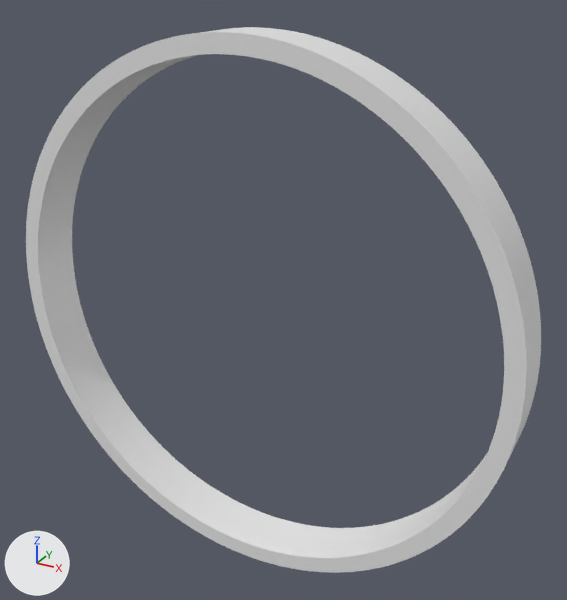
The Blender file Misc Obj/Coil/Coil.blend, before and after one commit.
Before and after are seen from a camera (50 mm lens) standing at (0.209, -0.342, 0.188) and looking at (0.014, 0.013, 0.011). Every picture has the same lights, and +X, +Y and +Z are marked at lower left.
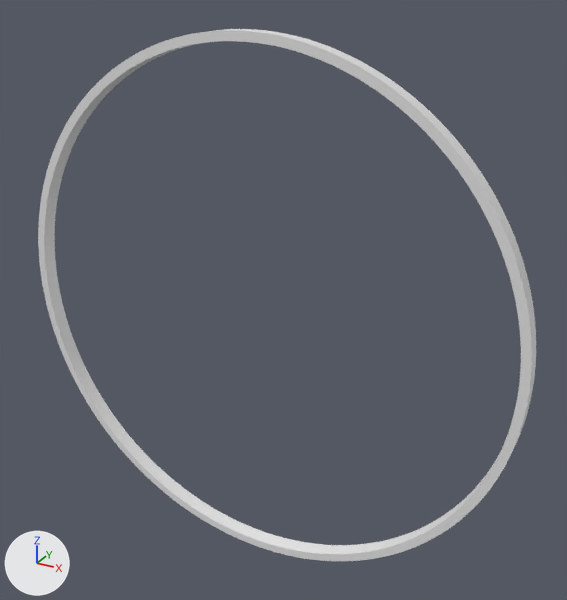
Commit message: new coil

Where the change shows, as pixel boxes [x1, y1, x2, y2] in the pictures (567 x 600 px):
'Cylinder', rescaled, modifiers changed
    before: [26, 27, 541, 573]
    after: [38, 29, 536, 561]

The edits, one by one:
Object 'Cylinder' (ob_cylinder) is rescaled from (1.0, 1.0, 1.0) to (1.0, 1.0, 0.3).
Object 'Cylinder' (ob_cylinder) has a SOLIDIFY modifier named 'Solidify'.
Modifier setting: thickness = 0.005.
